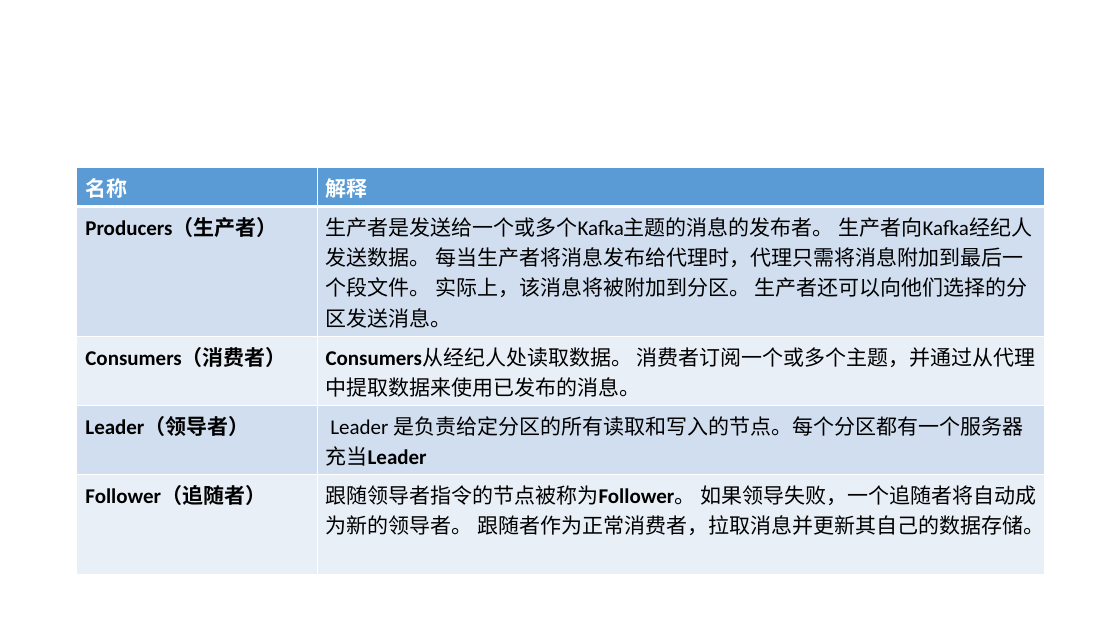
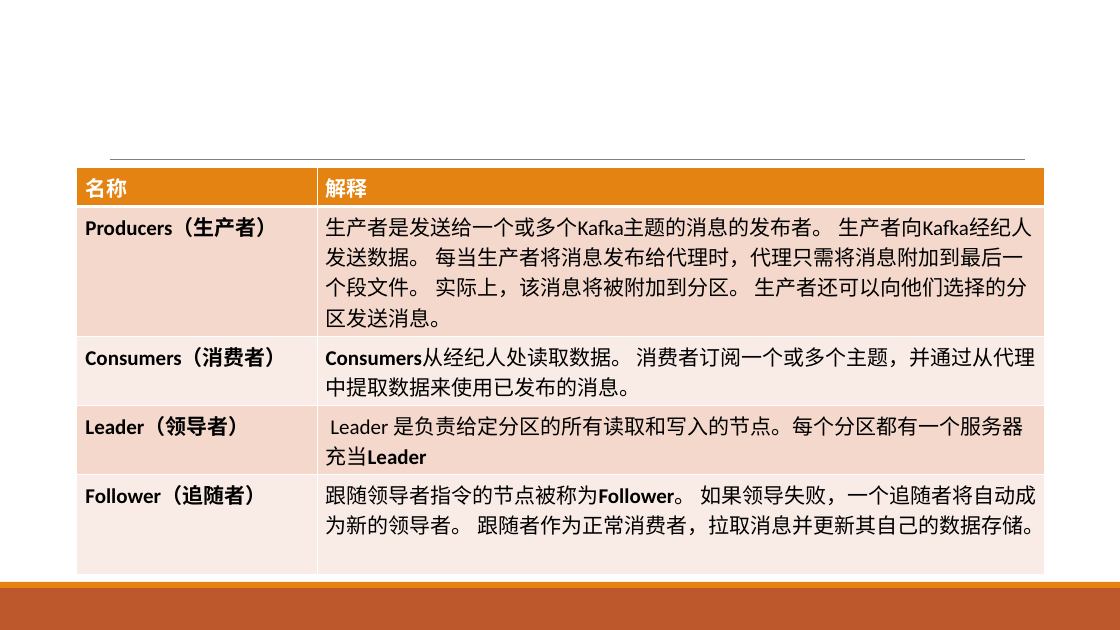
Before and after one commit to airuitian/MicroService, a slide deck: slide 10 of middlerware/kafka介绍与实战.pptx. Drawn at 1120x630 pixels with LibreOffice and Linux fonts; fonts in the diff are those of the drawing. Boxes give left, top, right and bottom in pixels: in the first picture for what was removed or moved away, otherwise in the second. Text is boxed around its words. In the diff, an @@ line names an element or a change of style, - is before the commit and + after.

```diff
--- a/middlerware/kafka介绍与实战.pptx
+++ b/middlerware/kafka介绍与实战.pptx
@@ table at [77,168,1045,539] @@
@@ fill #5B9BD5 to #E48312 in row 1 @@
@@ fill #D2DEEF to #F5D9CC in 4 cells @@
@@ fill #EAEFF7 to #FAEDE7 in 4 cells @@
@@ line added from (110, 160) to (1026, 160), #808080 0.5 pt @@
@@ rectangle added at [0,588,1120,630], fill #BD582C @@
@@ rectangle added at [0,582,1120,588], fill #E48312 @@
```
Also in this commit, not shown: 25 other slides changed, 8 slides added, 1 slide removed, 5 other files.
